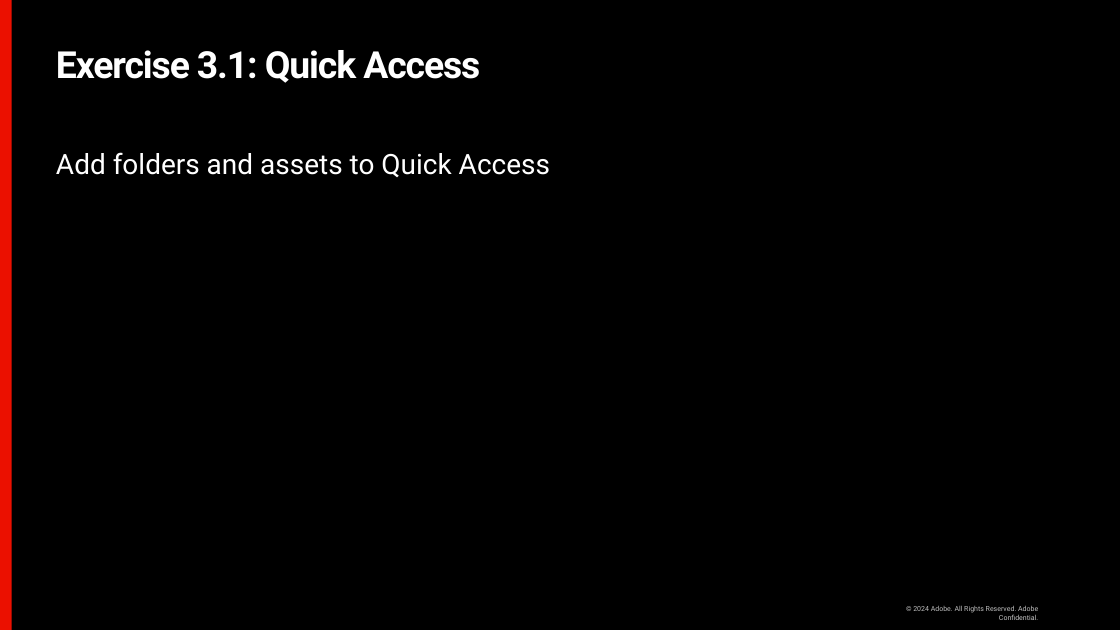
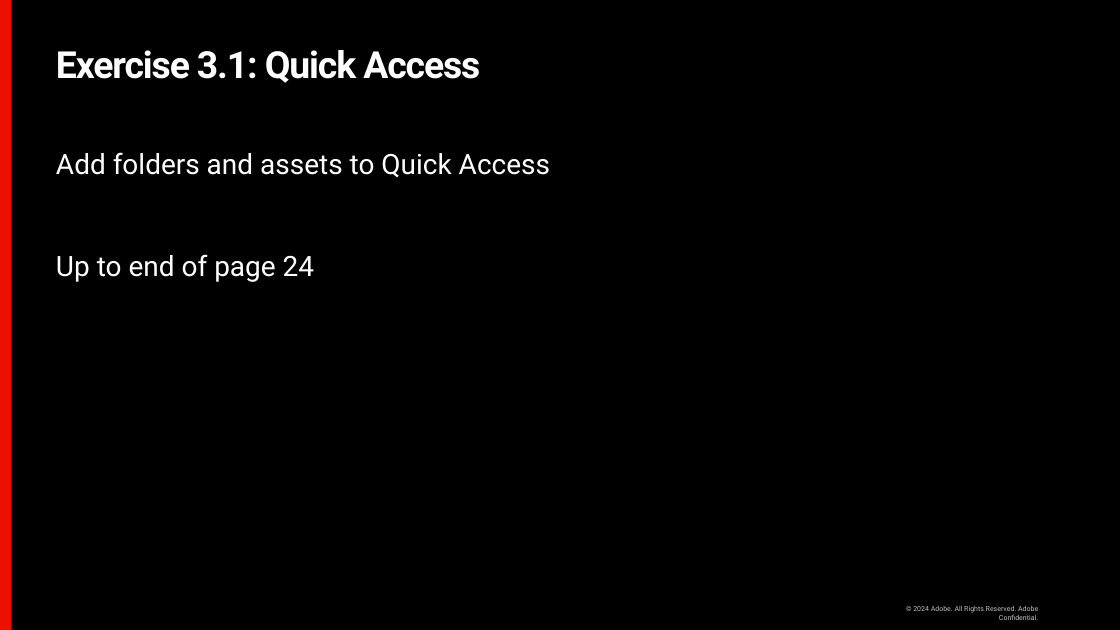
Before and after one commit to rfreemo/accelerator-aem-work-with-assetsview, a slide deck: slide 43 of presentation/aem-assets-working-assetsview.pptx (slide 38 before the commit). Drawn at 1120x630 pixels with LibreOffice and Linux fonts; fonts in the diff are those of the drawing; background and template pictures are left out. Boxes give left, top, right and bottom in pixels: in the first picture for what was removed or moved away, otherwise in the second. Text is boxed around its words. In the diff, an @@ line names an element or a change of style, - is before the commit and + after.

```diff
--- a/presentation/aem-assets-working-assetsview.pptx
+++ b/presentation/aem-assets-working-assetsview.pptx
@@ text at [56,254,314,282]: paragraph added @@
+Up to end of page 24
```
Also in this commit, not shown: 23 other slides changed, 8 slides added, 2 other files.
